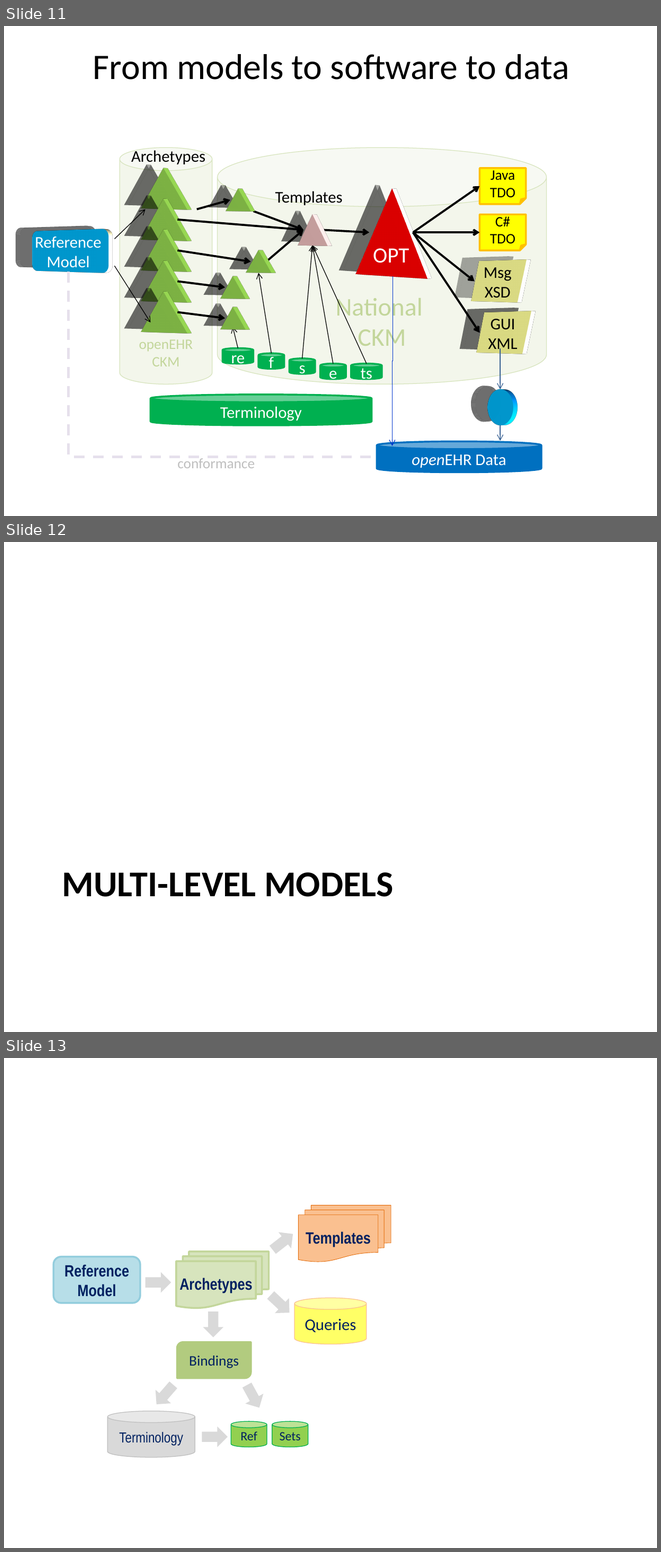
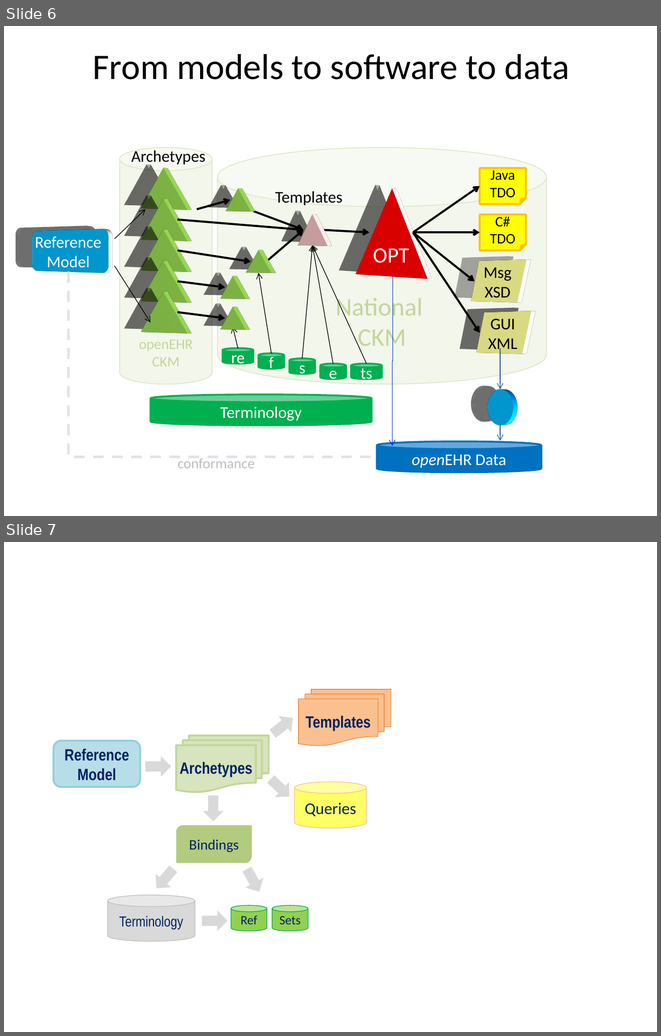
Before and after one commit to openEHR/openehr-website-php, a slide deck: files/diagrams/openEHR-diagrams.pptx. Shown one above the other, each under a label of ours: slides 11, 12 and 13 before the commit, slides 6 and 7 after it. The pictures are 661x1552 and 661x1036 pixels, drawn with LibreOffice and Linux fonts; fonts in the diff are those of the drawing. Boxes give left, top, right and bottom in pixels: in the first picture for what was removed or moved away, otherwise in the second. Text is boxed around its words. In the diff, an @@ line names an element or a change of style, - is before the commit and + after.

```diff
--- a/files/diagrams/openEHR-diagrams.pptx
+++ b/files/diagrams/openEHR-diagrams.pptx
@@ slide 12 removed at (x1=4, y1=542, x2=657, y2=1032), background #FFFFFF @@
@@ title removed at (x1=62, y1=872, x2=394, y2=897) @@
-MULTI-LEVEL MODELS
@@ what was slide 11 is now slide 6 @@
@@ what was slide 13 is now slide 7 @@
```
Also in this commit, not shown: 7 slides changed, 4 slides added, 8 other slides removed, 3 other files.
